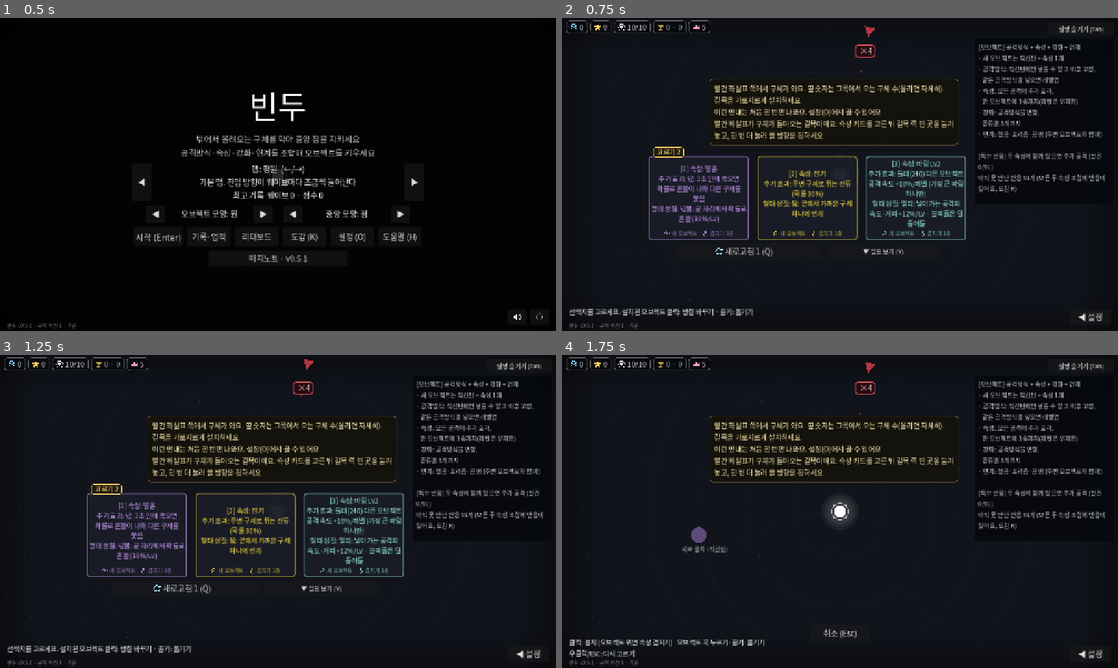
Above: before the commit, frames 1-4 (two rows, left to right).
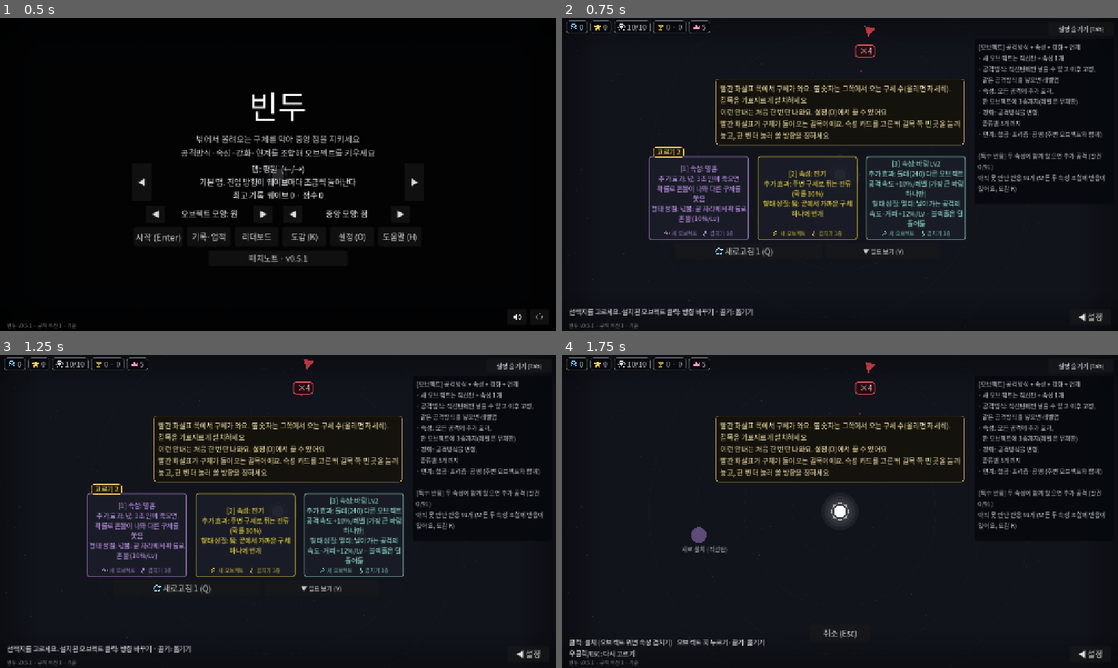
Above: after the commit, the same moments.

Repository: lenope1214/Bindu
Game: Godot game, scene res://main.tscn
The game is run twice, just before and just after one commit, with the same random seed, the same clock (stepped at 60 frames per second) and the same inputs.
Inputs:
- Up to frame 1 (0.5 s): no input
- Up to frame 2 (0.75 s): click "시작 (Enter)" at 0.5 s
- Up to frame 3 (1.25 s): no input
- Up to frame 4 (1.75 s): click "[1] 속성: 영혼 추가 효과: 넋: 3초 안에 죽으…" at 1.25 s

Frame 1 is identical in both runs. In frame 2, 2.4% of the frame differs, in the area x 26-73%, y 19-41%; in frame 3, 2.4%; in frame 4, 2.4%.

Commit message:
글자 130% 겹침 2: 위쪽 알림·처음 안내를 설명 왼쪽 가운데로, DPS 표는 안내 위까지, 특성 고르기의 '고르기 0' 꼬리표 빼기 (0.5.3, 미배포)
Co-Authored-By: Claude Opus 5.5 <noreply@anthropic.com>
Claude-Session: https://claude.ai/code/session_012rhiBkF6sn2iLQ8q7B8rRe

Diff:
--- a/scripts/main.gd
+++ b/scripts/main.gd
@@ -751,6 +751,8 @@
 	var bottom := _bottom_free()
 	if choice_box.visible and not cards_hidden and choice_box.get_child_count() > 0 and choice_box.get_rect().position.x < 320.0:
 		bottom = minf(bottom, choice_box.get_rect().position.y - 24.0)  # 카드 왼쪽 끝·고르기 꼬리표를 덮지 않게 (넘치면 굴려 본다)
+	if guide_label.visible and guide_label.get_rect().position.x < 320.0:
+		bottom = minf(bottom, guide_label.position.y - 4.0)  # 처음 안내 글 위까지만
 	var room := maxf(48.0, bottom - top - 44.0)
 	var list := towers.get_children()
 	list.sort_custom(func(a, b): return a.dealt > b.dealt)
@@ -1936,6 +1938,17 @@
 				d = (path[0] - path[1]).normalized()
 		out.append([edge - d * 18.0, d, i])
 	return out
+
+
+## 위쪽 가운데 글(알림·처음 안내)을 가운데에 두되, 오른쪽 설명이 떠 있으면 그 왼쪽까지만 (글자를 키우면 글 끝이 설명 밑에 깔리던 것).
+## 글이 정한 폭보다 길면 Label이 오른쪽으로만 늘어나 가운데에서 벗어나던 것도 함께 맞춘다.
+func _beside_legend(c: Control, min_w: float) -> void:
+	var w := maxf(min_w, c.get_combined_minimum_size().x)
+	var x := (ui_root.size.x - w) / 2.0
+	if legend.visible:
+		x = minf(x, legend.get_rect().position.x - 8.0 - w)
+	c.position.x = maxf(x, 8.0)
+	c.size.x = w
 
 
 ## 오른쪽 설명이 떠 있으면 배지를 그 왼쪽으로 비킨다 (설명 글 위에 겹치던 것).
@@ -2032,7 +2045,7 @@
 			Icons.chip(info, ui_font, r, "orb", Color(0.85, 0.85, 0.9, la), txt, Color(1, 0.5, 0.5, la), 16, Color(0.1, 0.02, 0.03, 0.85 * la), Color(1, 0.4, 0.4, 0.6 * la))
 			tip_rects.append([r, [["지난 웨이브에 이쪽에서 놓친 구체 %d개" % lm[1], Color(1, 0.6, 0.6)], [_leak_text(), Color(1, 1, 1, 0.7)]]])
 	# 남은 고르기: 카드 줄 왼쪽 위 모서리에 걸친 꼬리표
-	if phase == Phase.CHOOSE and choice_box.visible and not cards_hidden and choice_box.get_child_count() > 0 and not get_tree().paused:
+	if phase == Phase.CHOOSE and not perk_mode and choice_box.visible and not cards_hidden and choice_box.get_child_count() > 0 and not get_tree().paused:
 		var cb := ui_root.get_global_transform().affine_inverse() * choice_box.get_global_rect()
 		var first: Control = choice_box.get_child(0)
 		var fx := (ui_root.get_global_transform().affine_inverse() * first.get_global_rect()).position.x
@@ -4825,6 +4838,8 @@
 	toast.position.y = maxf(100.0, hud.position.y + hud.size.y + 36.0)  # 점수 줄이 길어져도 보스 체력 막대 아래
 	# 안내·큰 글자도 점수 줄이 길어지거나 글자를 키우면(설정) 그 아래로 밀어 겹치지 않게
 	guide_label.position.y = maxf(140.0, toast.position.y + 40.0)
+	_beside_legend(toast, 600.0)
+	_beside_legend(guide_label, 0.0)
 	banner.position.y = maxf(ui_root.size.y / 2.0 - 140.0, hud.position.y + hud.size.y + 12.0)
 	banner_t -= delta
 	if banner_t <= 0.0 and not banner_queue.is_empty():
Not shown, changed: CHANGELOG.md
